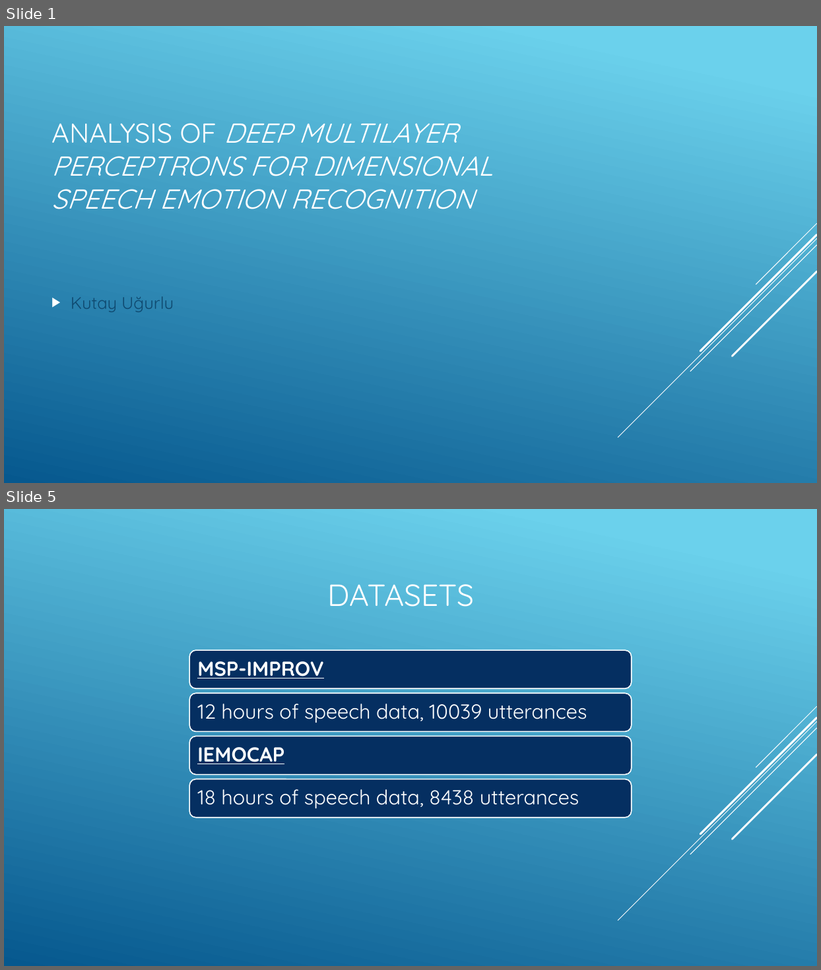
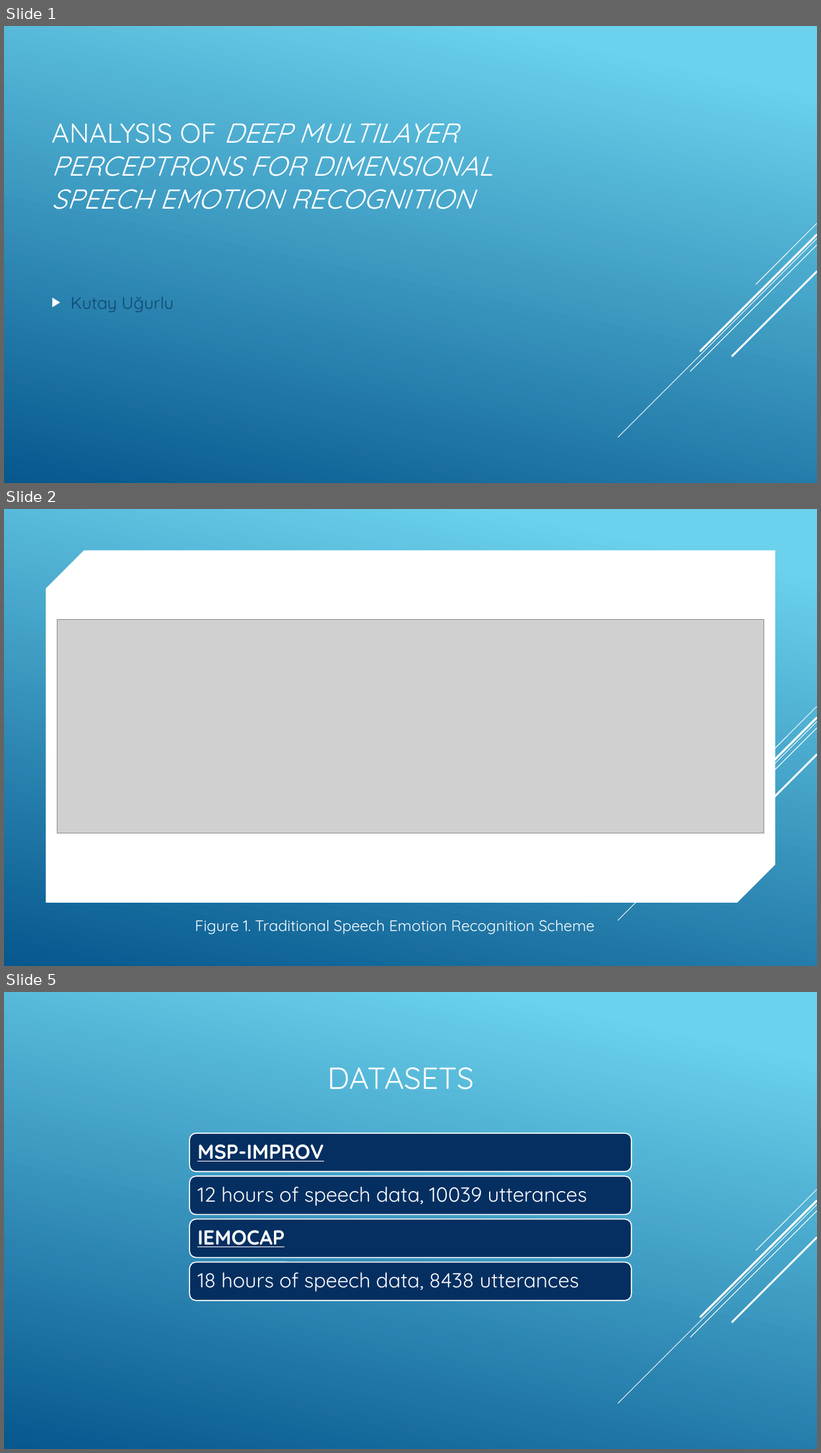
Before and after one commit to kutay-ugurlu/583-Project, a slide deck: report/Presentation.pptx. Shown one above the other, each under a label of ours: slides 1 and 5 before the commit, slides 1, 2 and 5 after it; the slides between them are not shown. The pictures are 821x970 and 821x1453 pixels, drawn with LibreOffice and Linux fonts; fonts in the diff are those of the drawing; grey boxes stand for pictures. Boxes give left, top, right and bottom in pixels: in the first picture for what was removed or moved away, otherwise in the second. Text is boxed around its words. In the diff, an @@ line names an element or a change of style, - is before the commit and + after.

```diff
--- a/report/Presentation.pptx
+++ b/report/Presentation.pptx
@@ slide 2 added at bbox=[4, 509, 817, 966], background gradient #6ED2EB to #06588E @@
@@ snip diag rect added at bbox=[46, 551, 776, 903], fill #FFFFFF @@
@@ picture added at bbox=[57, 620, 765, 834] @@
@@ group added at bbox=[618, 706, 817, 921]: 5 lines @@
@@ text added at bbox=[195, 920, 595, 935], 18 pt, text #FFFFFF @@
+Figure 1. Traditional Speech Emotion Recognition Scheme
```
Also in this commit, not shown: 3 slides changed, 1 other slide added, 2 slides removed, 7 other files.
